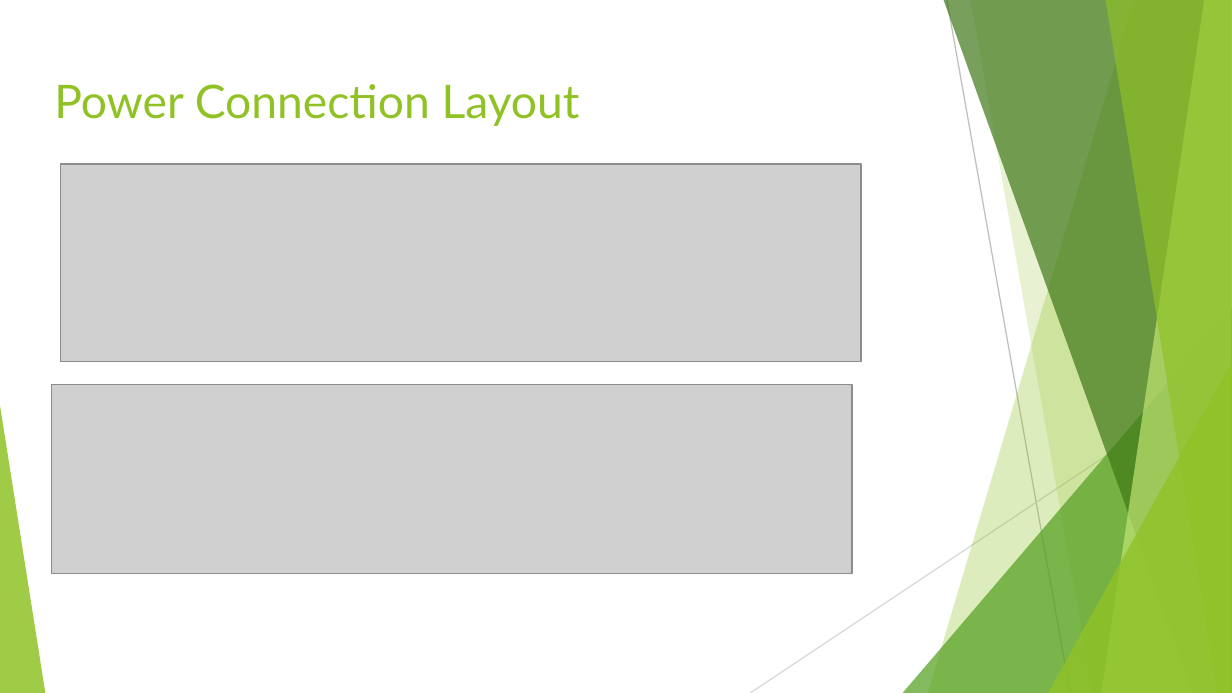
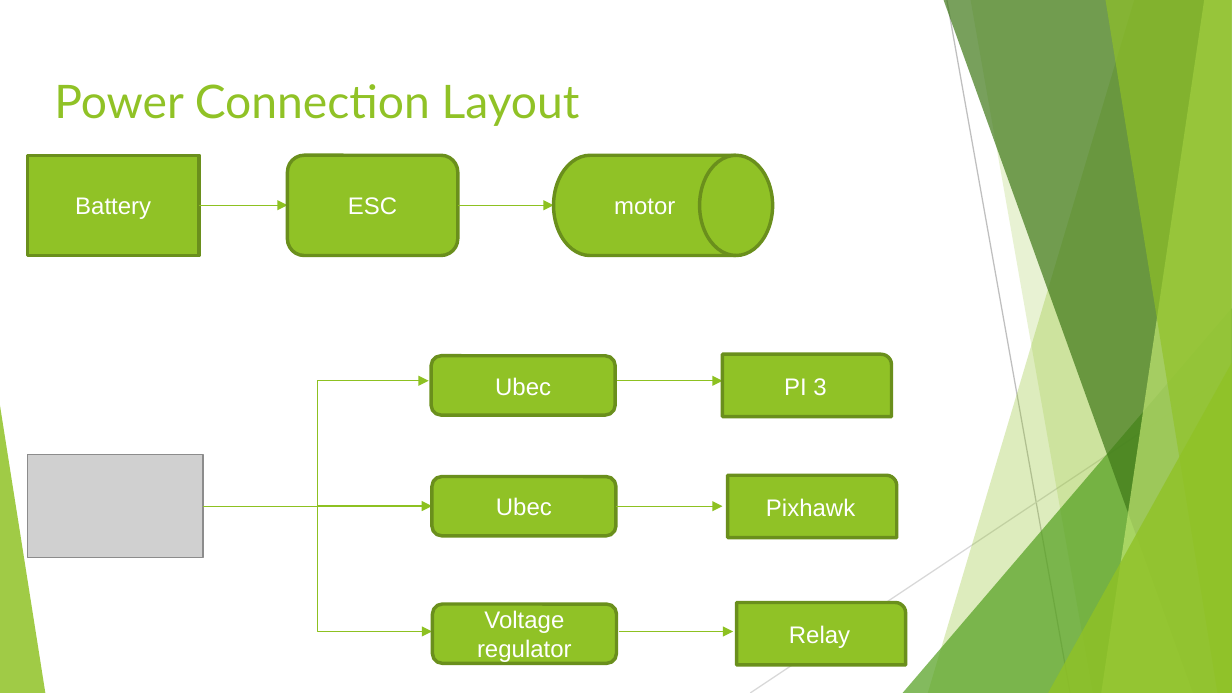
Before and after one commit to mmehmood/senior-design, a slide deck: slide 21 of Final Presentation task 1-6 and 1-5.pptx (slide 32 before the commit). Drawn at 1232x693 pixels with LibreOffice and Linux fonts; fonts in the diff are those of the drawing; grey boxes stand for pictures. Boxes give left, top, right and bottom in pixels: in the first picture for what was removed or moved away, otherwise in the second. Text is boxed around its words. In the diff, an @@ line names an element or a change of style, - is before the commit and + after.

```diff
--- a/Final Presentation task 1-6 and 1-5.pptx
+++ b/Final Presentation task 1-6 and 1-5.pptx
@@ rectangle added at (27, 155, 200, 255), fill #90C226, outline #6B901C 2 pt, 14 pt, text #FFFFFF @@
+Battery
@@ picture removed at (60, 164, 861, 361) @@
@@ rounded rectangle added at (287, 155, 457, 255), fill #90C226, outline #6B901C 2 pt, 14 pt, text #FFFFFF @@
+ESC
@@ flow chart magnetic drum added at (553, 155, 772, 255), fill #90C226, outline #6B901C 2 pt, 14 pt, text #FFFFFF @@
+motor
@@ elbow arrow added from (200, 206) to (287, 206), #8EC221 0.75 pt @@
@@ elbow arrow added from (458, 206) to (553, 206), #8EC221 0.75 pt @@
@@ rounded rectangle added at (431, 356, 615, 415), fill #90C226, outline #6B901C 2 pt, 14 pt, text #FFFFFF @@
+Ubec
@@ round rect added at (722, 355, 891, 418), fill #90C226, outline #6B901C 2 pt, 14 pt, text #FFFFFF @@
+PI 3
@@ picture removed at (52, 384, 853, 574) @@
@@ elbow arrow added from (318, 506) to (429, 381), #8EC221 0.75 pt @@
@@ arrow added from (616, 381) to (722, 381), #8EC221 0.75 pt @@
@@ picture added at (27, 455, 203, 558) @@
@@ rounded rectangle added at (432, 477, 616, 536), fill #90C226, outline #6B901C 2 pt, 14 pt, text #FFFFFF @@
+Ubec
@@ round rect added at (728, 476, 897, 538), fill #90C226, outline #6B901C 2 pt, 14 pt, text #FFFFFF @@
+Pixhawk
@@ elbow arrow added from (203, 506) to (432, 506), #8EC221 0.75 pt @@
@@ elbow arrow added from (318, 506) to (432, 632), #8EC221 0.75 pt @@
@@ arrow added from (616, 506) to (722, 506), #8EC221 0.75 pt @@
@@ rounded rectangle added at (432, 604, 616, 663), fill #90C226, outline #6B901C 2 pt, 14 pt, text #FFFFFF @@
+Voltage regulator
@@ round rect added at (737, 602, 906, 665), fill #90C226, outline #6B901C 2 pt, 14 pt, text #FFFFFF @@
+Relay
@@ arrow added from (620, 632) to (733, 632), #8EC221 0.75 pt @@
```
Also in this commit, not shown: 18 other slides changed, 14 slides added, 15 slides removed.
